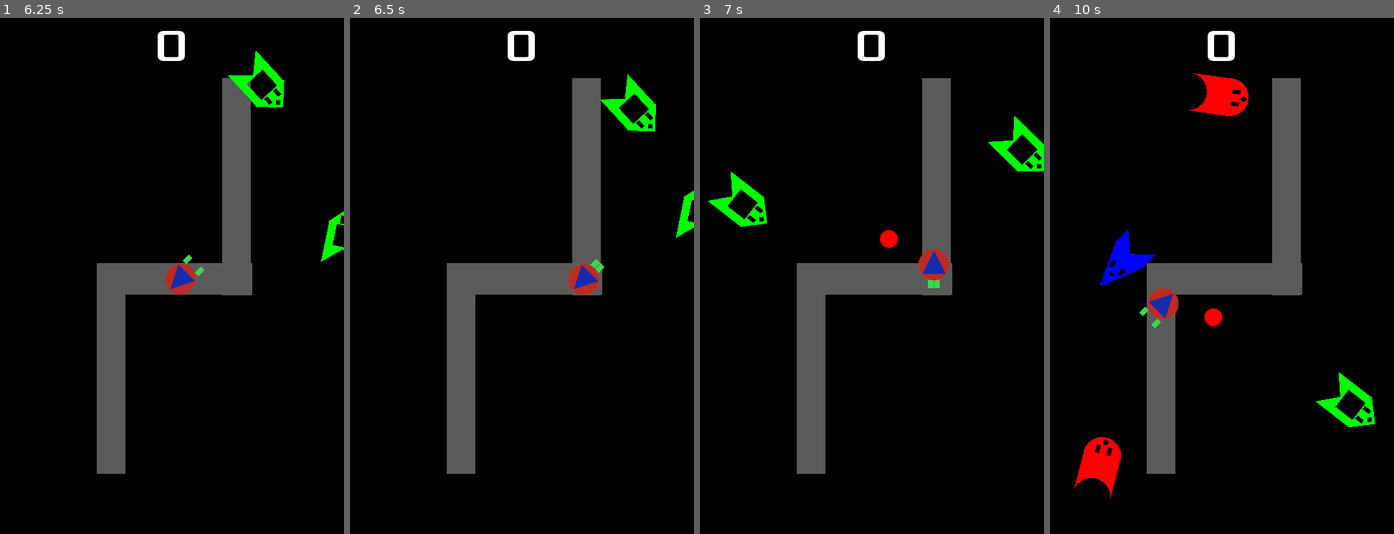
Above: before the commit, frames 1-4 (left to right).
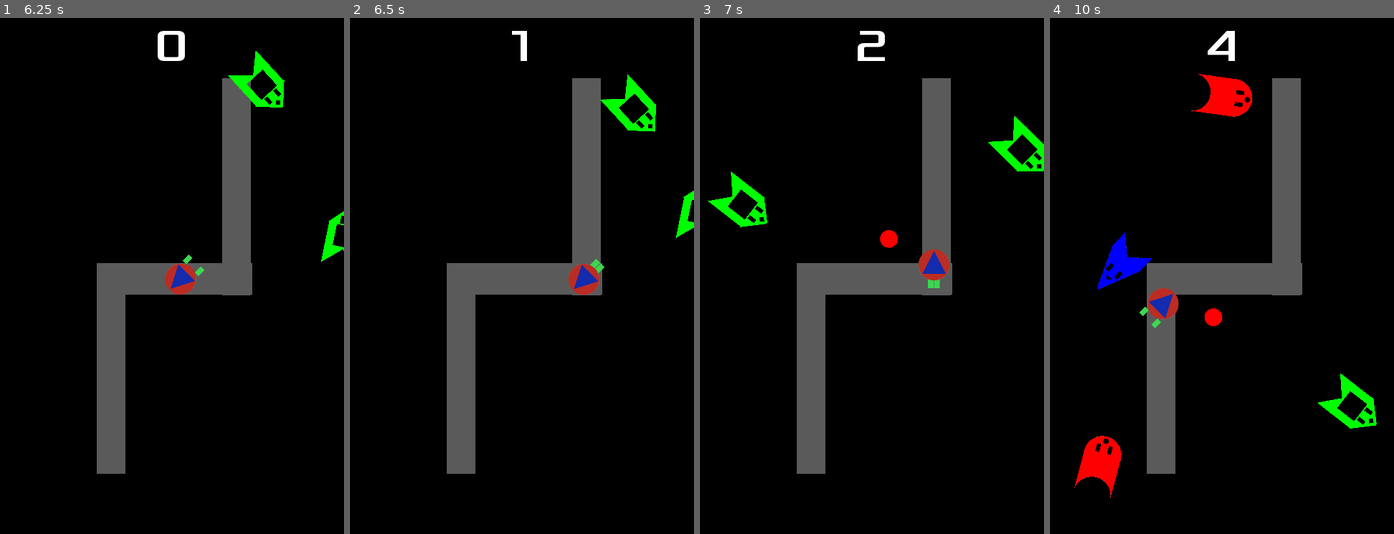
Above: after the commit, the same moments.

Repository: Wenyunity/godot_color_shooting_game
Game: Godot game, scene res://Main.tscn
Same seed, same stepped clock (60 frames per second), same inputs: the game is played once before the commit and once after it.
Inputs:
- Up to frame 1 (6.25 s): click "Start" at 0.5 s; tap Enter (ui_accept) at 1.25, 1.52, 2.27, 3.77, 4.52, 5.27 s; hold Up (ui_up) 1.28-2.78 s; hold Left (ui_left) 2.78-4.28 s; hold Down (ui_down) 4.28-5.03 s; hold Right (ui_right) 5.03-5.78 s; hold Up (ui_up) from 5.78 s (still down)
- Up to frame 2 (6.5 s): keep holding Up (ui_up)
- Up to frame 3 (7 s): release Up (ui_up) at 6.53 s; hold Right (ui_right) from 6.53 s (still down); tap Enter (ui_accept) at 6.77 s
- Up to frame 4 (10 s): tap Enter (ui_accept) at 7.52, 8.27, 9.77 s; release Right (ui_right) at 8.78 s; hold Down (ui_down) 8.78-9.53 s; hold Left (ui_left) from 9.53 s (still down)

Frame 1 is identical in both runs. In frame 2, 0.3% of the frame differs, in the area x 45-54%, y 2-9%; in frame 3, 0.2%; in frame 4, 1.0%, in the area x 6-95%, y 2-93%.

Commit message:
Point Scoring Change

Diff:
--- a/BasicProject/ColorMob.gd
+++ b/BasicProject/ColorMob.gd
@@ -2,6 +2,8 @@
 
 var color_mob_types = ["Red", "Green", "Blue"]
 var color_of_mob
+
+signal addScore
 
 export var min_speed = 150  # Minimum speed range.
 export var max_speed = 250  # Maximum speed range.
@@ -27,6 +29,7 @@
 #	pass
 
 func _on_Visibility_screen_exited():
+	emit_signal("addScore")
 	queue_free()
 
 func _on_start_game():
